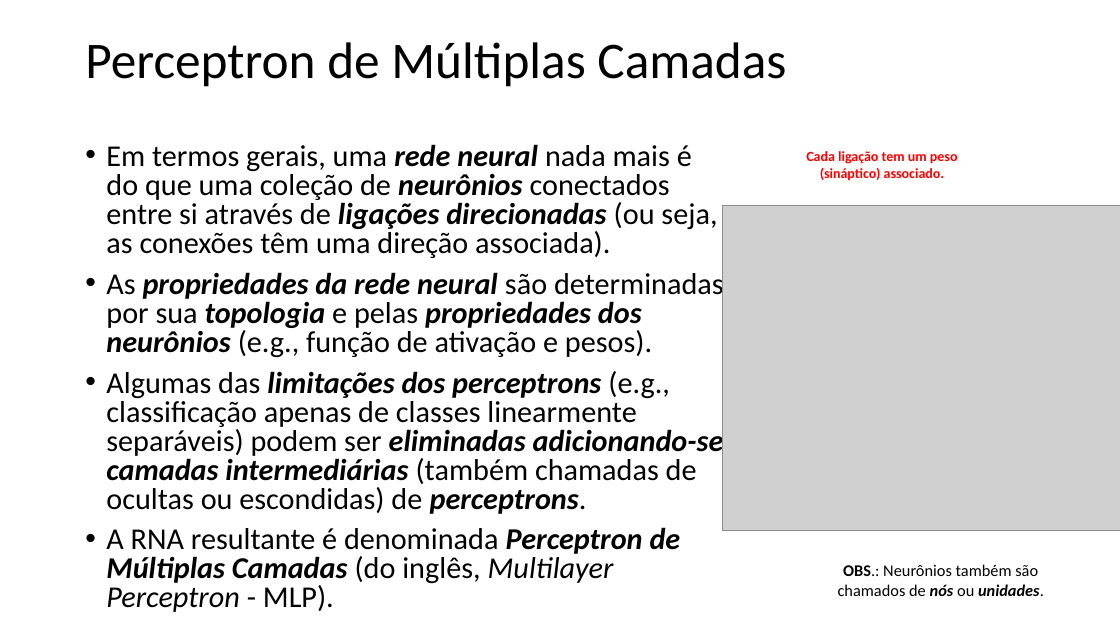
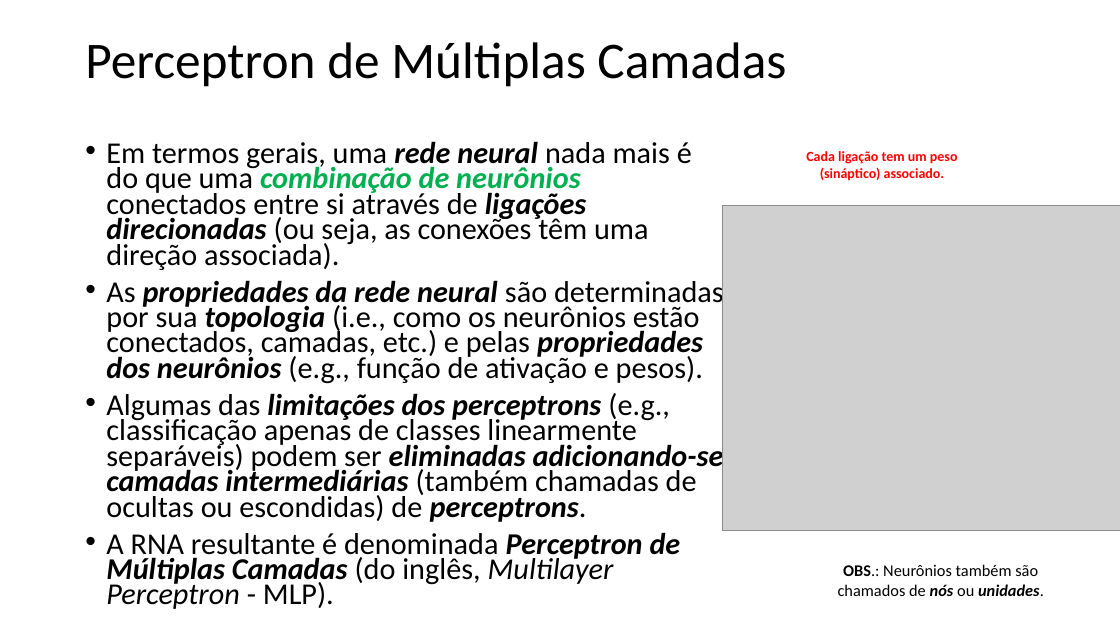
Before and after one commit to zz4fap/t320_aprendizado_de_maquina, a slide deck: slide 3 of slides/T320_Redes_Neurais_Artificiais (Parte II).pptx. Drawn at 1120x630 pixels with LibreOffice and Linux fonts; fonts in the diff are those of the drawing; grey boxes stand for pictures. Boxes give left, top, right and bottom in pixels: in the first picture for what was removed or moved away, otherwise in the second. Text is boxed around its words. In the diff, an @@ line names an element or a change of style, - is before the commit and + after.

```diff
--- a/slides/T320_Redes_Neurais_Artificiais (Parte II).pptx
+++ b/slides/T320_Redes_Neurais_Artificiais (Parte II).pptx
@@ text at [106, 141, 724, 384]: text changed @@
-• Em termos gerais, uma rede neural nada mais é do que uma coleção de neurônios conectados entre si através de ligações direcionadas (ou seja, as conexões têm uma direção associada).
-• As propriedades da rede neural são determinadas por sua topologia e pelas propriedades dos neurônios (e.g., função de ativação e pesos).
+• Em termos gerais, uma rede neural nada mais é do que uma combinação de neurônios conectados entre si através de ligações direcionadas (ou seja, as conexões têm uma direção associada).
+• As propriedades da rede neural são determinadas por sua topologia (i.e., como os neurônios estão conectados, camadas, etc.) e pelas propriedades dos neurônios (e.g., função de ativação e pesos).
@@ text at [106, 393, 724, 609]: line spacing 0.8 to 0.7 @@
```
Also in this commit, not shown: 9 other slides changed, 1 other file.
